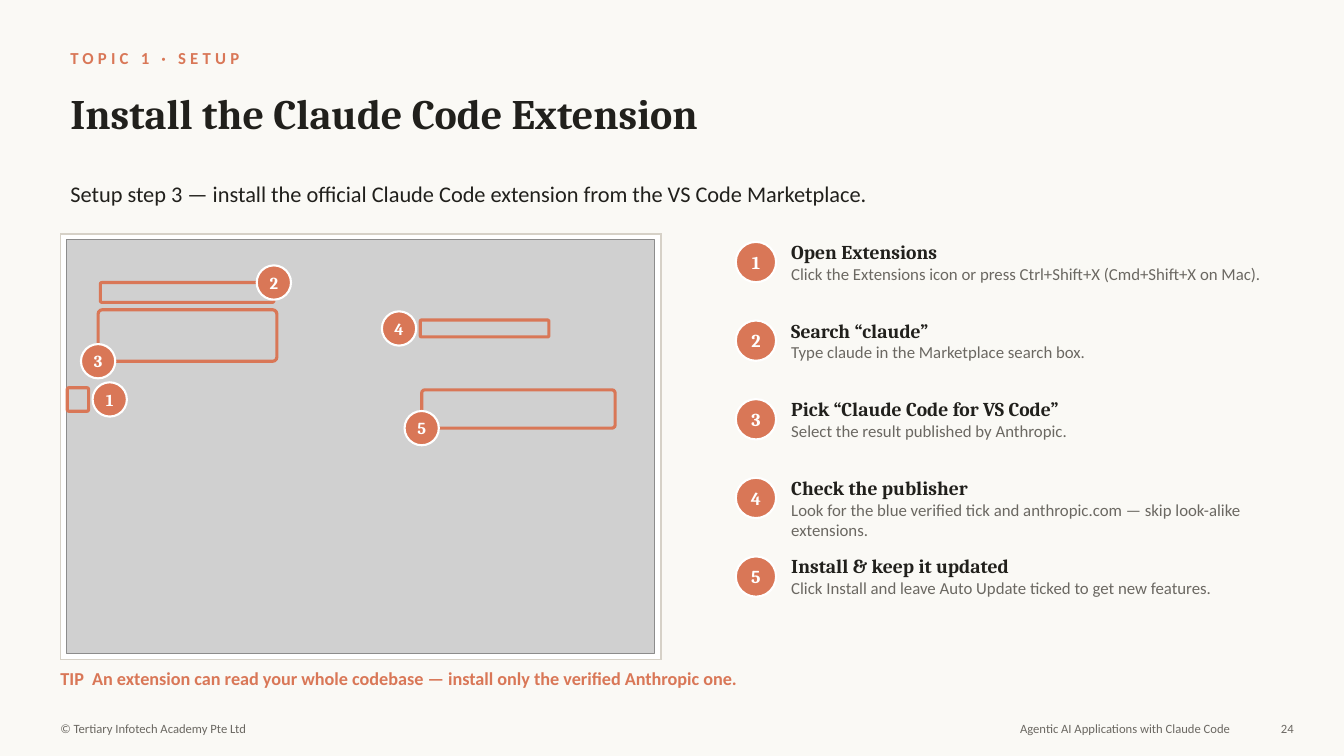
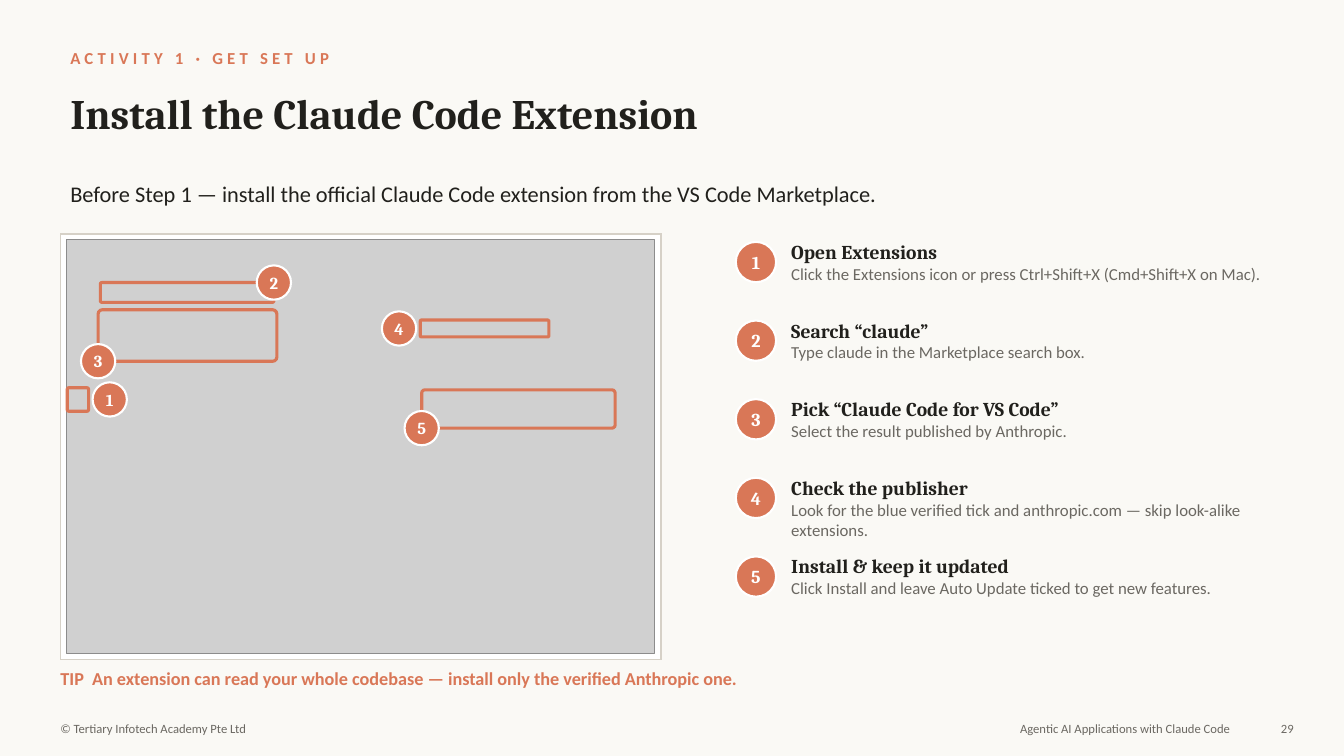
Before and after one commit to tertiarycourses/TGS-2025052468-Agentic-AI-Applications-with-Claude-Code, a slide deck: slide 29 of courseware/Agentic AI Applications with Claude Code - v21.pptx (slide 24 before the commit). Drawn at 1344x756 pixels with LibreOffice and Linux fonts; fonts in the diff are those of the drawing; grey boxes stand for pictures. Boxes give left, top, right and bottom in pixels: in the first picture for what was removed or moved away, otherwise in the second. Text is boxed around its words. In the diff, an @@ line names an element or a change of style, - is before the commit and + after.

```diff
--- a/courseware/Agentic AI Applications with Claude Code - v21.pptx
+++ b/courseware/Agentic AI Applications with Claude Code - v21.pptx
@@ text at (70, 53, 329, 64): text changed @@
-TOPIC 1 · SETUP
+ACTIVITY 1 · GET SET UP
@@ text at (70, 186, 876, 206): text changed @@
-Setup step 3 — install the official Claude Code extension from the VS Code Marketplace.
+Before Step 1 — install the official Claude Code extension from the VS Code Marketplace.
@@ text at (1281, 725, 1294, 733): text changed @@
-24
+29
```
Also in this commit, not shown: 30 other slides changed, 5 other files.
